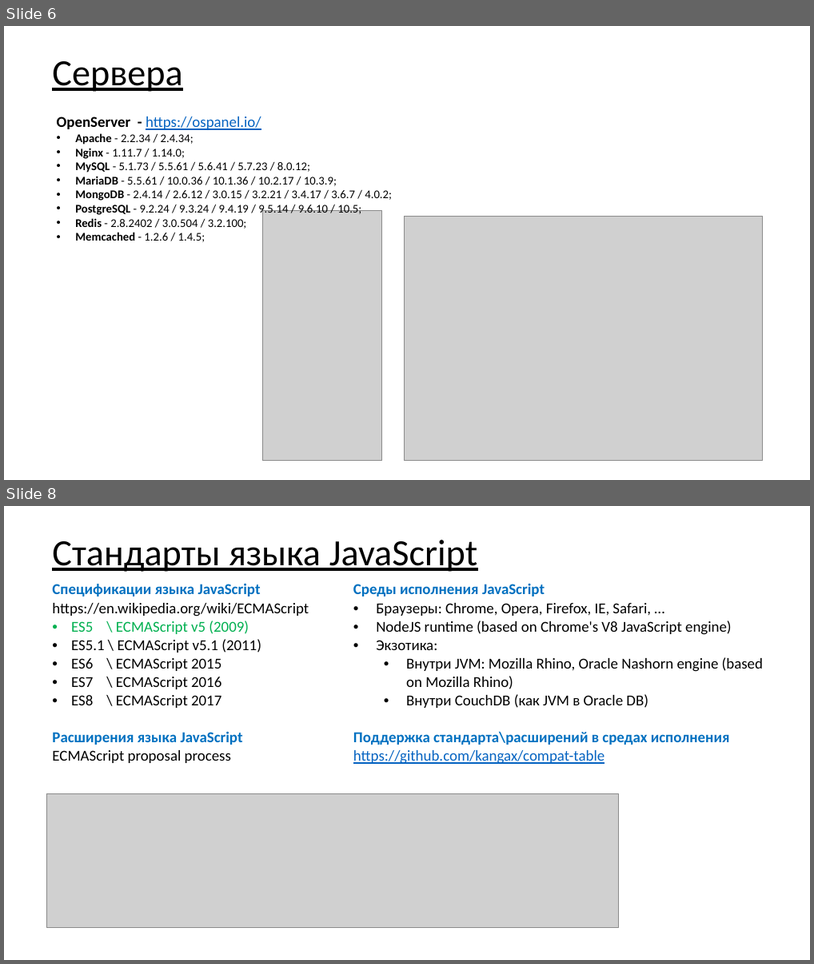
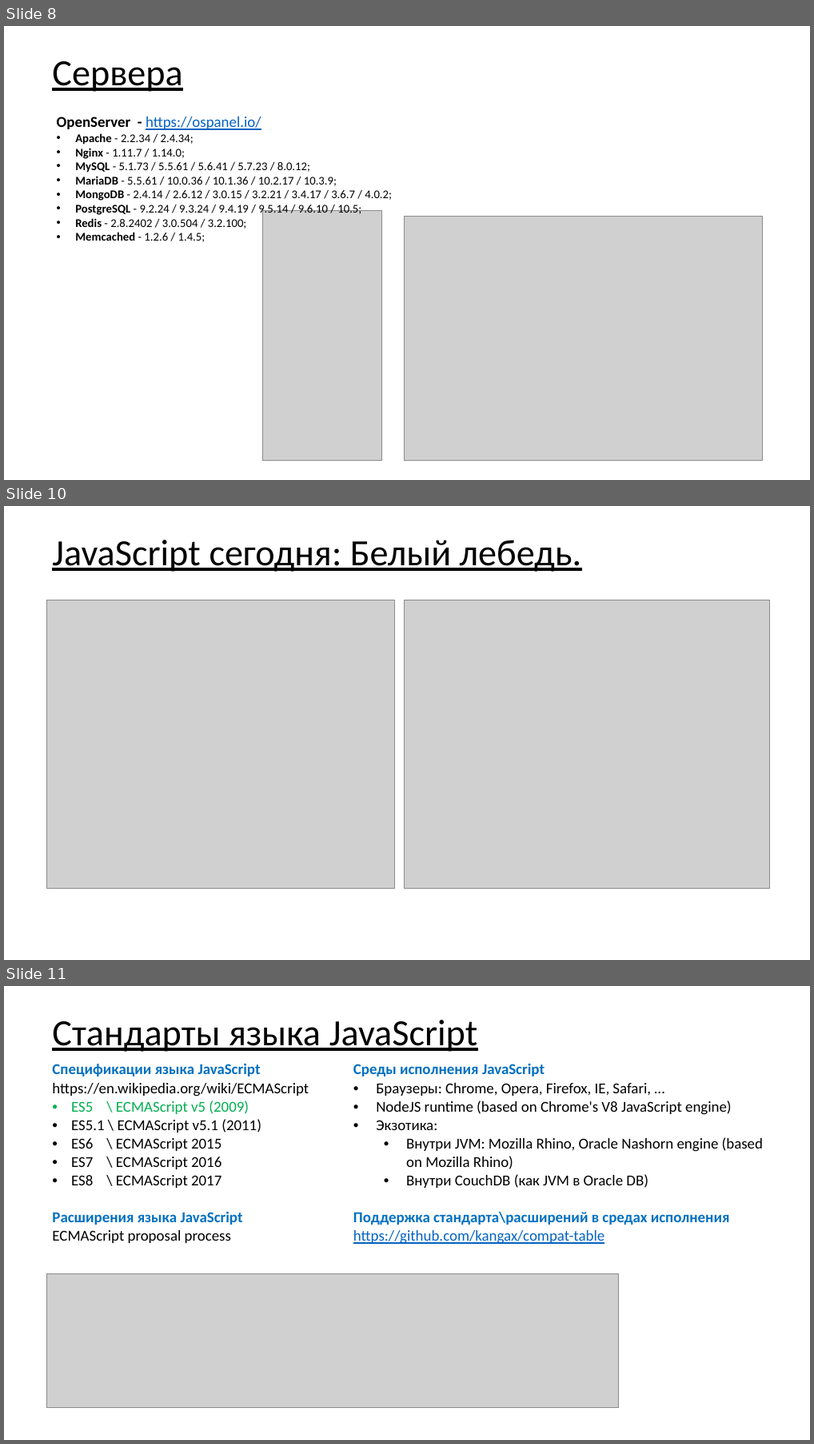
Before and after one commit to asbeseda/graphql-demo, a slide deck: graphql-spring-node.pptx. Shown one above the other, each under a label of ours: slides 6 and 8 before the commit, slides 8, 10 and 11 after it; the slides between them are not shown. The pictures are 814x964 and 814x1444 pixels, drawn with LibreOffice and Linux fonts; fonts in the diff are those of the drawing; grey boxes stand for pictures. Boxes give left, top, right and bottom in pixels: in the first picture for what was removed or moved away, otherwise in the second. Text is boxed around its words. In the diff, an @@ line names an element or a change of style, - is before the commit and + after.

```diff
--- a/graphql-spring-node.pptx
+++ b/graphql-spring-node.pptx
@@ slide 10 added at <box>4,506,810,960</box>, background #FFFFFF @@
@@ title added at <box>52,540,582,572</box>, 44 pt, text #000000, underline @@
+JavaScript сегодня: Белый лебедь.
@@ picture added at <box>46,600,394,888</box> @@
@@ picture added at <box>405,600,770,888</box> @@
@@ what was slide 6 is now slide 8 @@
@@ what was slide 8 is now slide 11 @@
```
Also in this commit, not shown: 2 slides changed, 3 other slides added.
